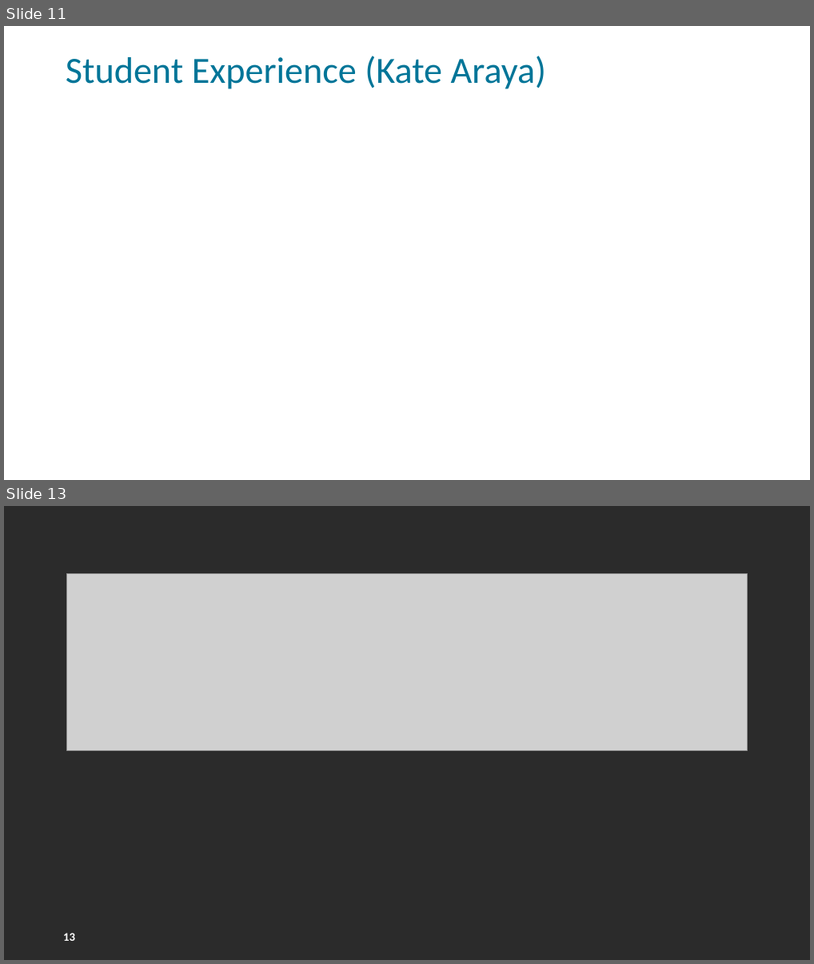
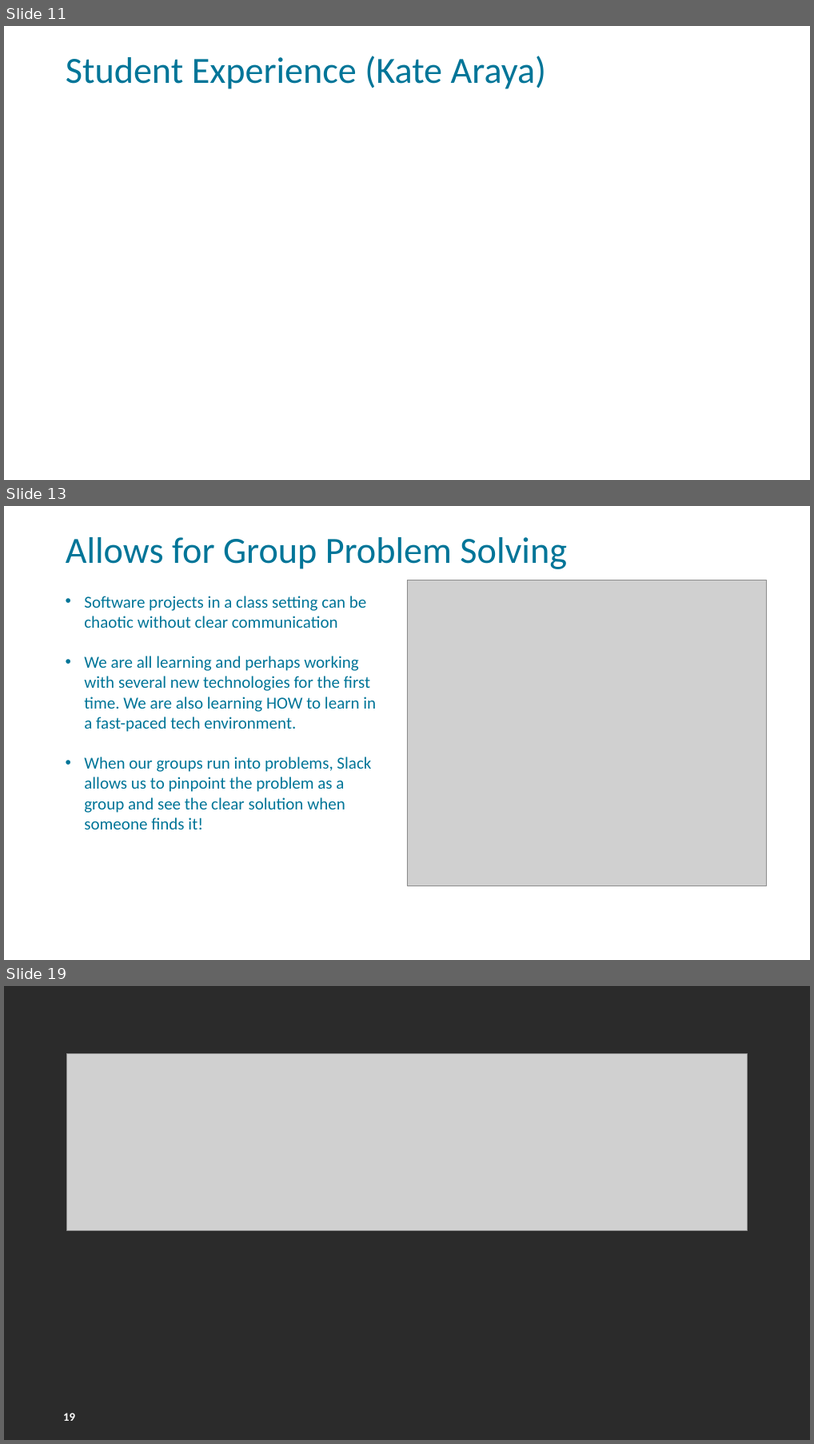
Before and after one commit to FSCJ-FacultyDev/HITEC2024, a slide deck: LeveragingSlackForStudentCollaboration.pptx. Shown one above the other, each under a label of ours: slides 11 and 13 before the commit, slides 11, 13 and 19 after it; the slides between them are not shown. The pictures are 814x964 and 814x1444 pixels, drawn with LibreOffice and Linux fonts; fonts in the diff are those of the drawing; grey boxes stand for pictures; background and template pictures are left out; a plain dark background stands for a picture behind light text. Boxes give left, top, right and bottom in pixels: in the first picture for what was removed or moved away, otherwise in the second. Text is boxed around its words. In the diff, an @@ line names an element or a change of style, - is before the commit and + after.

```diff
--- a/LeveragingSlackForStudentCollaboration.pptx
+++ b/LeveragingSlackForStudentCollaboration.pptx
@@ slide 13 added at [4, 506, 810, 960], background picture (left out); not listed: 1 template element that a slide beside it also shows @@
@@ title added at [66, 537, 566, 569], 44 pt, text #007598 @@
+Allows for Group Problem Solving
@@ text added at [84, 596, 376, 829], 20 pt, text #007598 @@
+• Software projects in a class setting can be chaotic without clear communication
+• We are all learning and perhaps working with several new technologies for the first time. We are also learning HOW to learn in a fast-paced tech environment.
+• When our groups run into problems, Slack allows us to pinpoint the problem as a group and see the clear solution when someone finds it!
@@ picture added at [407, 580, 767, 886] @@
@@ what was slide 13 is now slide 19 @@
@@ page number at [63, 1412, 75, 1420]: text changed @@
-13
+19
```
Also in this commit, not shown: 6 other slides added, 1 slide removed.
